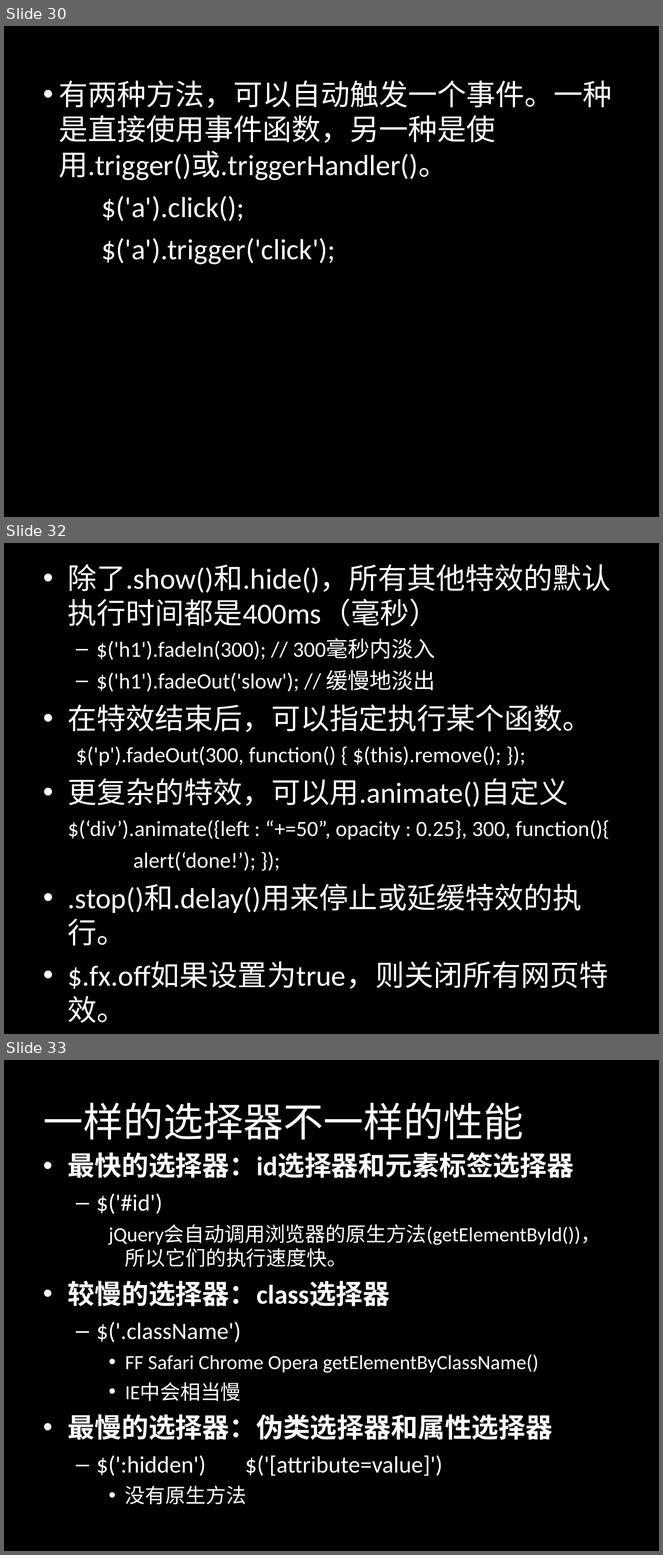
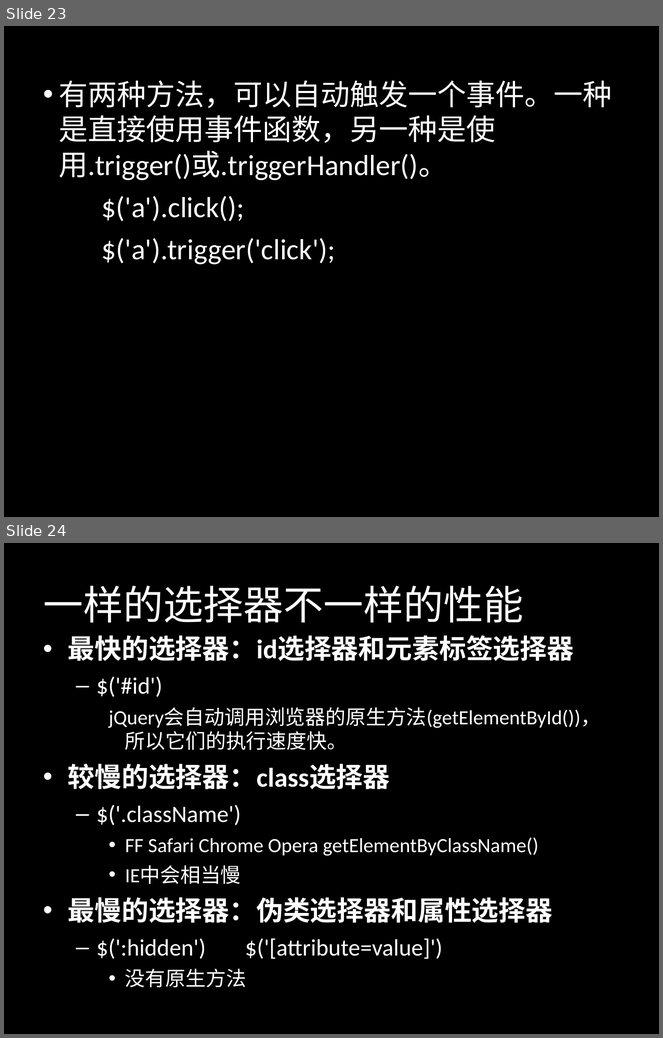
Before and after one commit to jianganglu/share-jquery-basic, a slide deck: jQuery基础应用.ppt. Shown one above the other, each under a label of ours: slides 30, 32 and 33 before the commit, slides 23 and 24 after it; the slides between them are not shown. The pictures are 663x1555 and 663x1038 pixels, drawn with LibreOffice and Linux fonts; fonts in the diff are those of the drawing. Boxes give left, top, right and bottom in pixels: in the first picture for what was removed or moved away, otherwise in the second. Text is boxed around its words. In the diff, an @@ line names an element or a change of style, - is before the commit and + after.

```diff
--- a/jQuery基础应用.ppt
+++ b/jQuery基础应用.ppt
@@ slide 32 removed at (x1=4, y1=543, x2=659, y2=1034), background #000000 @@
@@ text removed at (x1=68, y1=564, x2=611, y2=1023) @@
-• 除了.show()和.hide()，所有其他特效的默认执行时间都是400ms（毫秒）
-  – $('h1').fadeIn(300); // 300毫秒内淡入
-  – $('h1').fadeOut('slow'); // 缓慢地淡出
-• 在特效结束后，可以指定执行某个函数。
-  $('p').fadeOut(300, function() { $(this).remove(); });
-• 更复杂的特效，可以用.animate()自定义
-$(‘div’).animate({left : “+=50”, opacity : 0.25}, 300, function(){
-alert(‘done!’); });
-• .stop()和.delay()用来停止或延缓特效的执行。
-• $.fx.off如果设置为true，则关闭所有网页特效。
@@ what was slide 30 is now slide 23 @@
@@ what was slide 33 is now slide 24 @@
```
Also in this commit, not shown: 5 slides changed, 1 slide added, 11 other slides removed, 1 other file.
